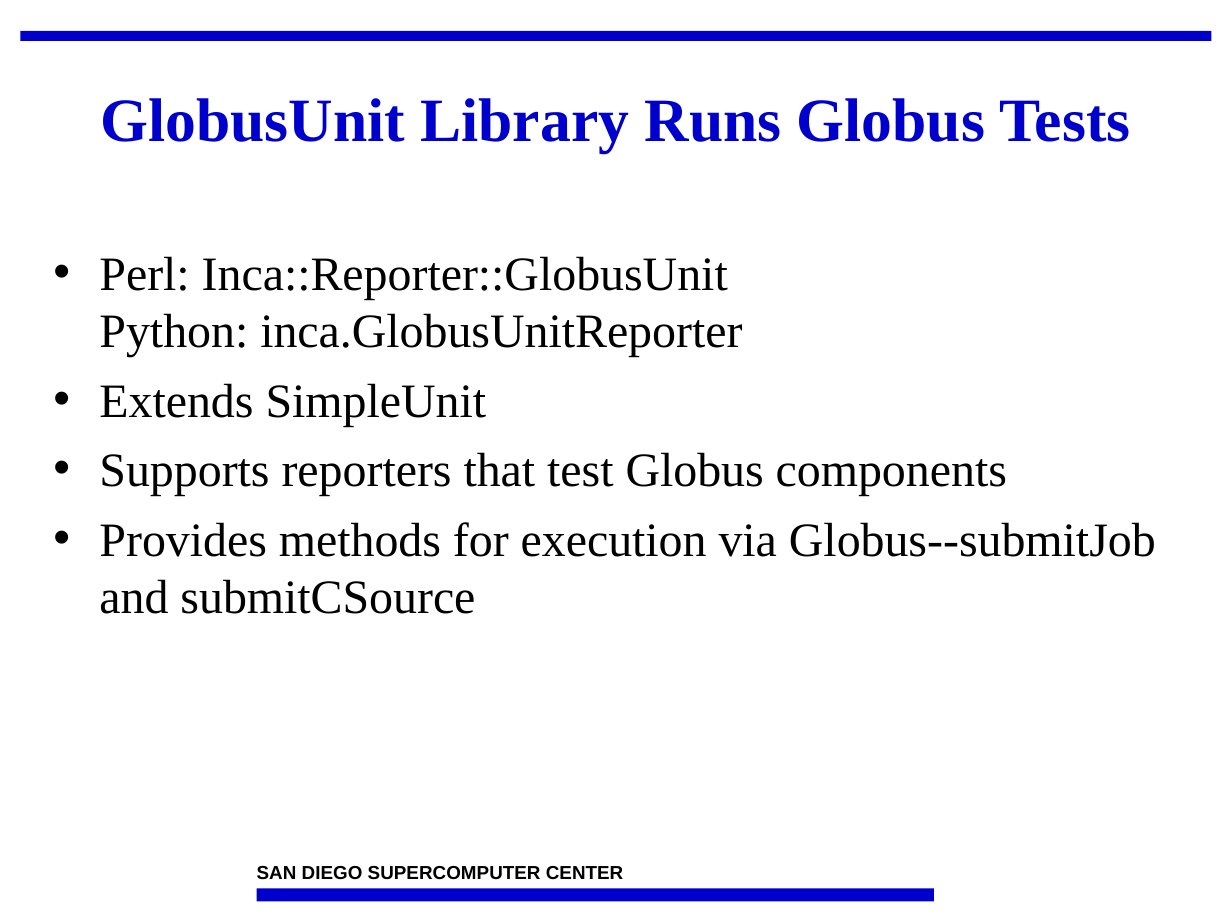
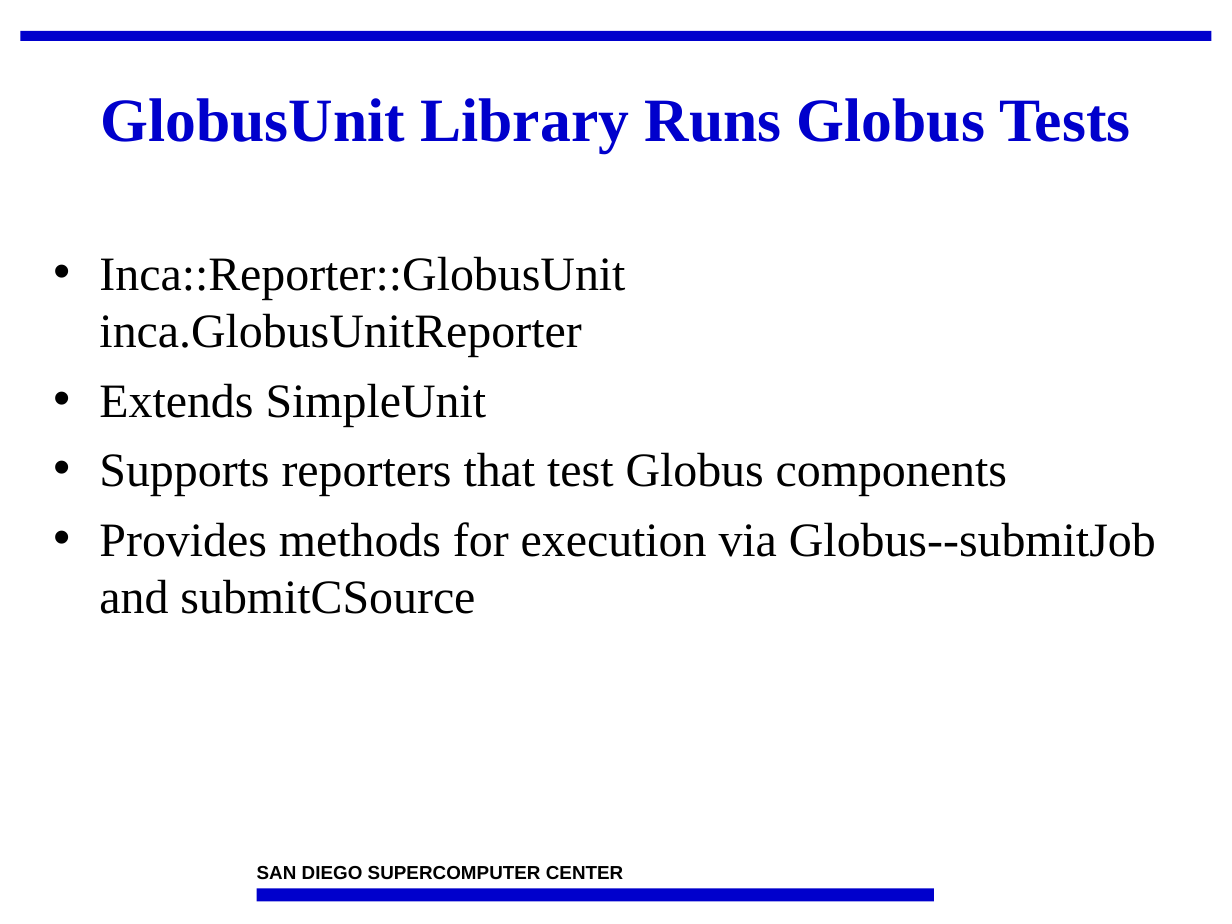
Before and after one commit to IncaProject/inca-xsede, a slide deck: slide 22 of talks/2008workshop/incaReporters.ppt. Drawn at 1232x924 pixels with LibreOffice and Linux fonts; fonts in the diff are those of the drawing; background and template pictures are left out. Boxes give left, top, right and bottom in pixels: in the first picture for what was removed or moved away, otherwise in the second. Text is boxed around its words. In the diff, an @@ line names an element or a change of style, - is before the commit and + after.

```diff
--- a/talks/2008workshop/incaReporters.ppt
+++ b/talks/2008workshop/incaReporters.ppt
@@ text at bbox=[99, 256, 625, 357]: text changed @@
-• Perl: Inca::Reporter::GlobusUnit
-  Python: inca.GlobusUnitReporter
+• Inca::Reporter::GlobusUnit
+  inca.GlobusUnitReporter
```
Also in this commit, not shown: 18 other slides changed, 1 slide added, 1 slide removed, 1 other file.
